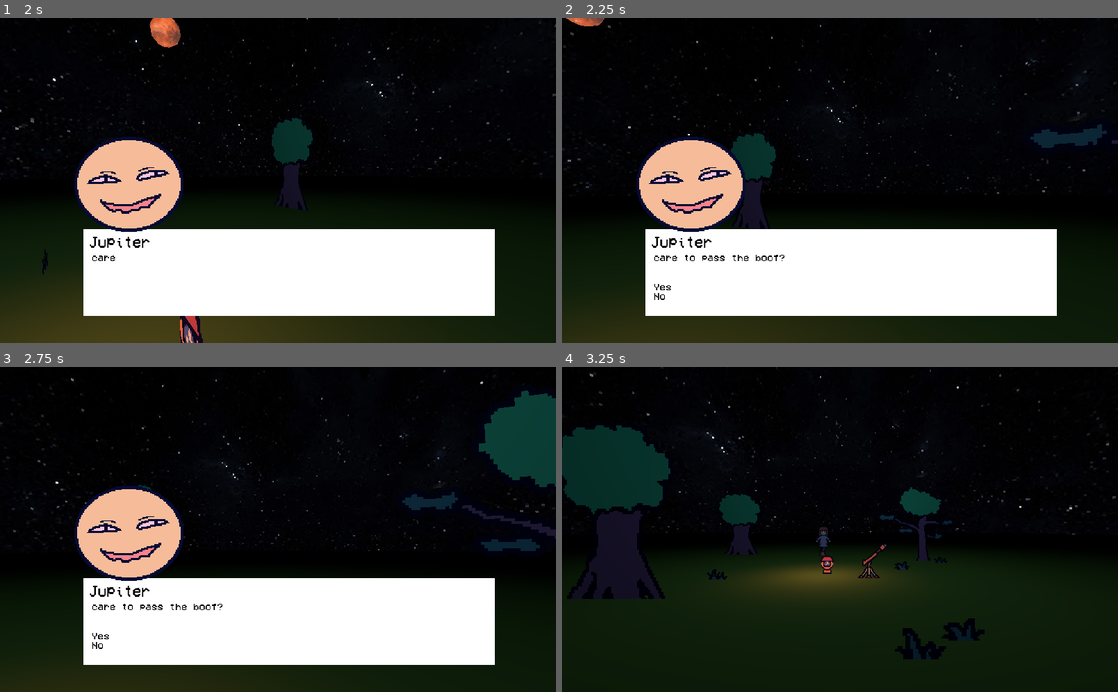
Above: before the commit, frames 1-4 (two rows, left to right).
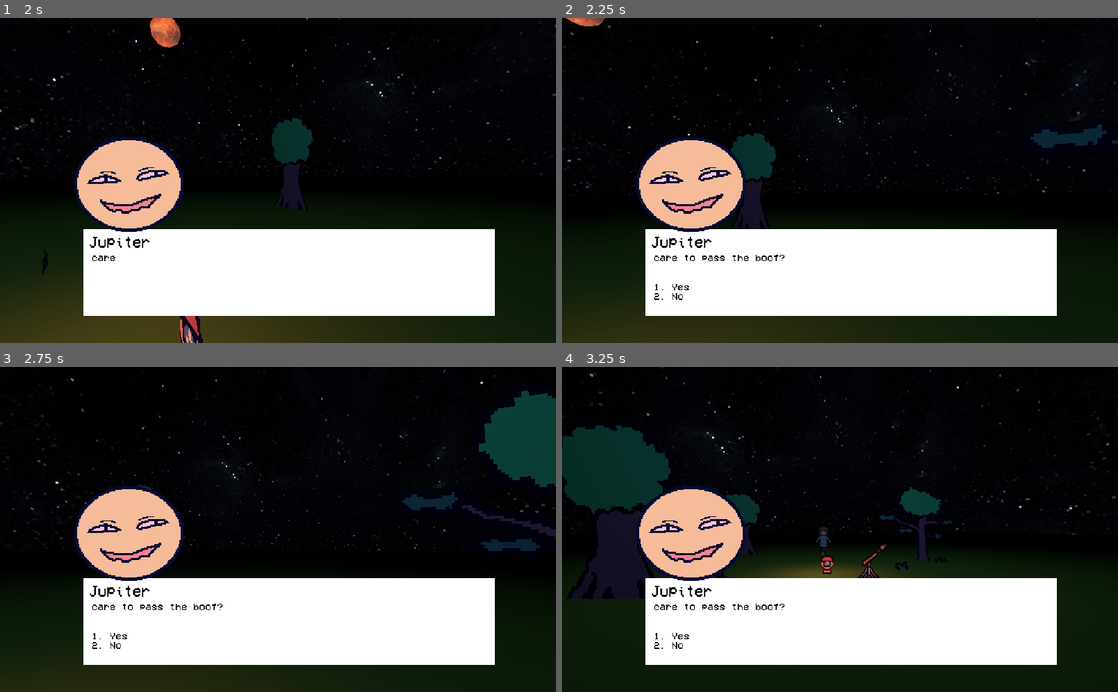
Above: after the commit, the same moments.

Repository: beth-cryer/spring-jam-2023
Game: Godot game, scene res://GameWorld.tscn
Same seed, same stepped clock (60 frames per second), same inputs: the game is played once before the commit and once after it.
Inputs (mouse positions are in pixels of both pictures, inside the frame that each line leads up to):
- Up to frame 1 (2 s): tap Enter (ui_accept) at 0.5, 0.6, 0.77, 1.07, 1.52, 1.55, 1.82 s; move the mouse to (305, 180) at 0.52 s; hold Up (move_forward) from 0.53 s (still down); move the mouse to (250, 180) at 1.27 s; tap E (interact) at 1.35 s
- Up to frame 2 (2.25 s): keep holding Up (move_forward); move the mouse to (851, 174) at 2.02 s; tap Enter (ui_accept) at 2.1 s
- Up to frame 3 (2.75 s): keep holding Up (move_forward)
- Up to frame 4 (3.25 s): keep holding Up (move_forward); move the mouse to (834, 536) at 2.77 s; tap E (interact) at 2.85 s; tap Enter (ui_accept) at 3.02, 3.05 s

Frame 1 is identical in both runs. In frame 2, 0.1% of the frame differs, in the area x 16-23%, y 81-87%; in frame 3, 0.1%; in frame 4, 24%, in the area x 13-89%, y 36-92%.

Commit message:
Working on dialog options

Diff:
--- a/project.godot
+++ b/project.godot
@@ -59,6 +59,21 @@
 "events": [ Object(InputEventKey,"resource_local_to_scene":false,"resource_name":"","device":0,"alt":false,"shift":false,"control":false,"meta":false,"command":false,"pressed":false,"scancode":0,"physical_scancode":16777217,"unicode":0,"echo":false,"script":null)
  ]
 }
+opt_1={
+"deadzone": 0.5,
+"events": [ Object(InputEventKey,"resource_local_to_scene":false,"resource_name":"","device":0,"alt":false,"shift":false,"control":false,"meta":false,"command":false,"pressed":false,"scancode":0,"physical_scancode":49,"unicode":0,"echo":false,"script":null)
+ ]
+}
+opt_2={
+"deadzone": 0.5,
+"events": [ Object(InputEventKey,"resource_local_to_scene":false,"resource_name":"","device":0,"alt":false,"shift":false,"control":false,"meta":false,"command":false,"pressed":false,"scancode":0,"physical_scancode":50,"unicode":0,"echo":false,"script":null)
+ ]
+}
+opt_3={
+"deadzone": 0.5,
+"events": [ Object(InputEventKey,"resource_local_to_scene":false,"resource_name":"","device":0,"alt":false,"shift":false,"control":false,"meta":false,"command":false,"pressed":false,"scancode":0,"physical_scancode":51,"unicode":0,"echo":false,"script":null)
+ ]
+}
 
 [physics]
 
--- a/scripts/DialogBox.gd
+++ b/scripts/DialogBox.gd
@@ -6,6 +6,7 @@
 var dialog
 var phraseNum = 0
 var finished = false
+var options = []
 var waitingForResponse = false
 
 # Called when the node enters the scene tree for the first time.
@@ -58,8 +59,9 @@
 
 	#Options (don't do next phrase until option picked)
 	if dialog[phraseNum].has("Options"):
-		for opt in dialog[phraseNum]["Options"]:
-			$Options.bbcode_text += opt + "\n"
+		options = dialog[phraseNum]["Options"]
+		for i in range(options.size()):
+			$Options.bbcode_text += str(i+1) + ". " + options[i] + "\n"
 		waitingForResponse = true
 		return
 
@@ -69,13 +71,15 @@
 
 func _process(delta):
 	if waitingForResponse:
-		#iterate through number key for each possible Option - output response somehow lol
-
-		if Input.is_action_just_pressed("ui_accept"):
-			finished = true
-			phraseNum += 1
+		for i in range(options.size()):
+			if Input.is_action_just_pressed("opt_"+str(i+1)):
+				finished = true
+				phraseNum += 1
+				#output result somehow idk
+		if !finished:
+			return
 		else:
-			return
+			nextPhrase()
 
 	$Indicator.visible = finished
 	if Input.is_action_just_pressed("ui_accept"):
Not shown, added: You are the world!.exe
Not shown, added: You are the world!.pck
